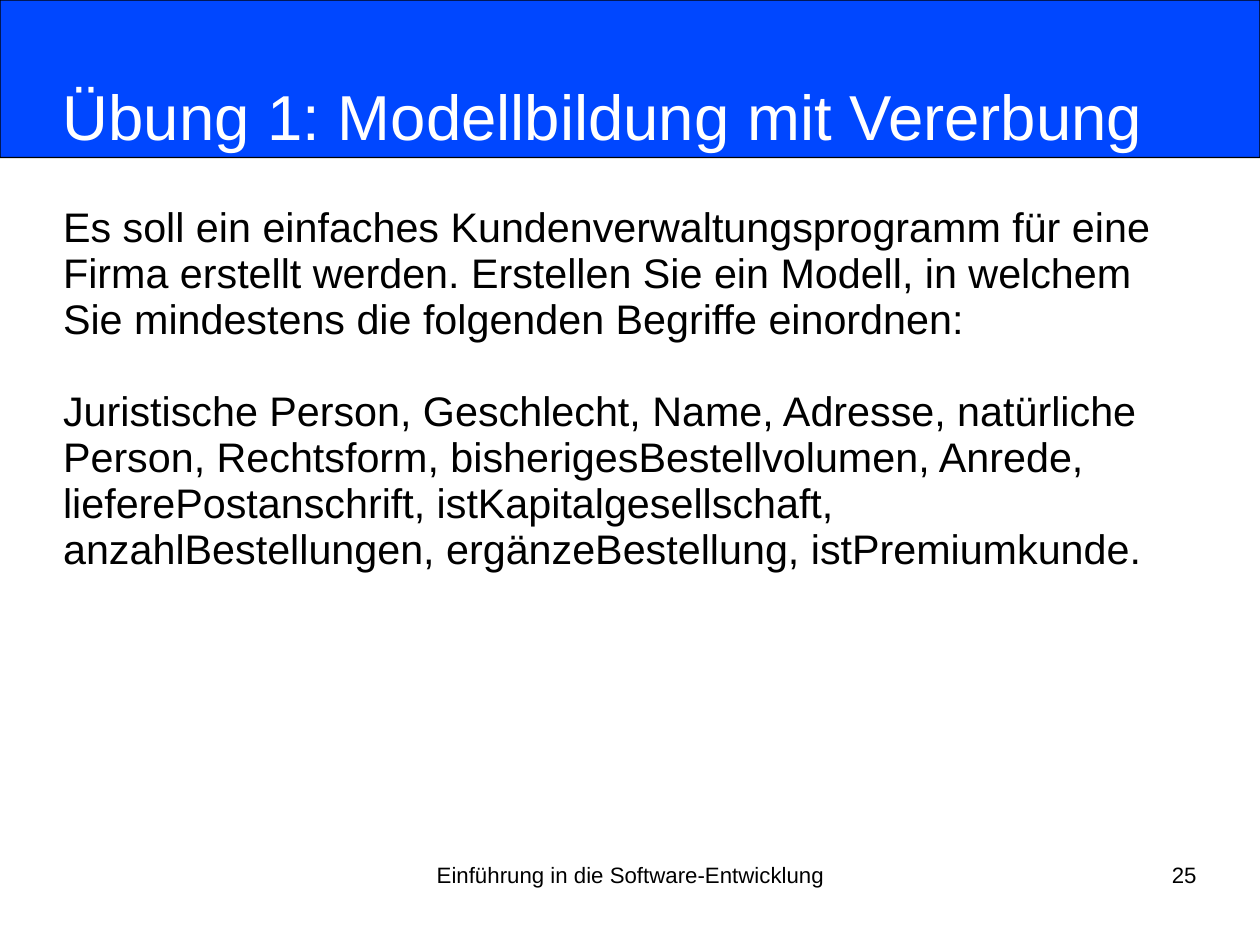
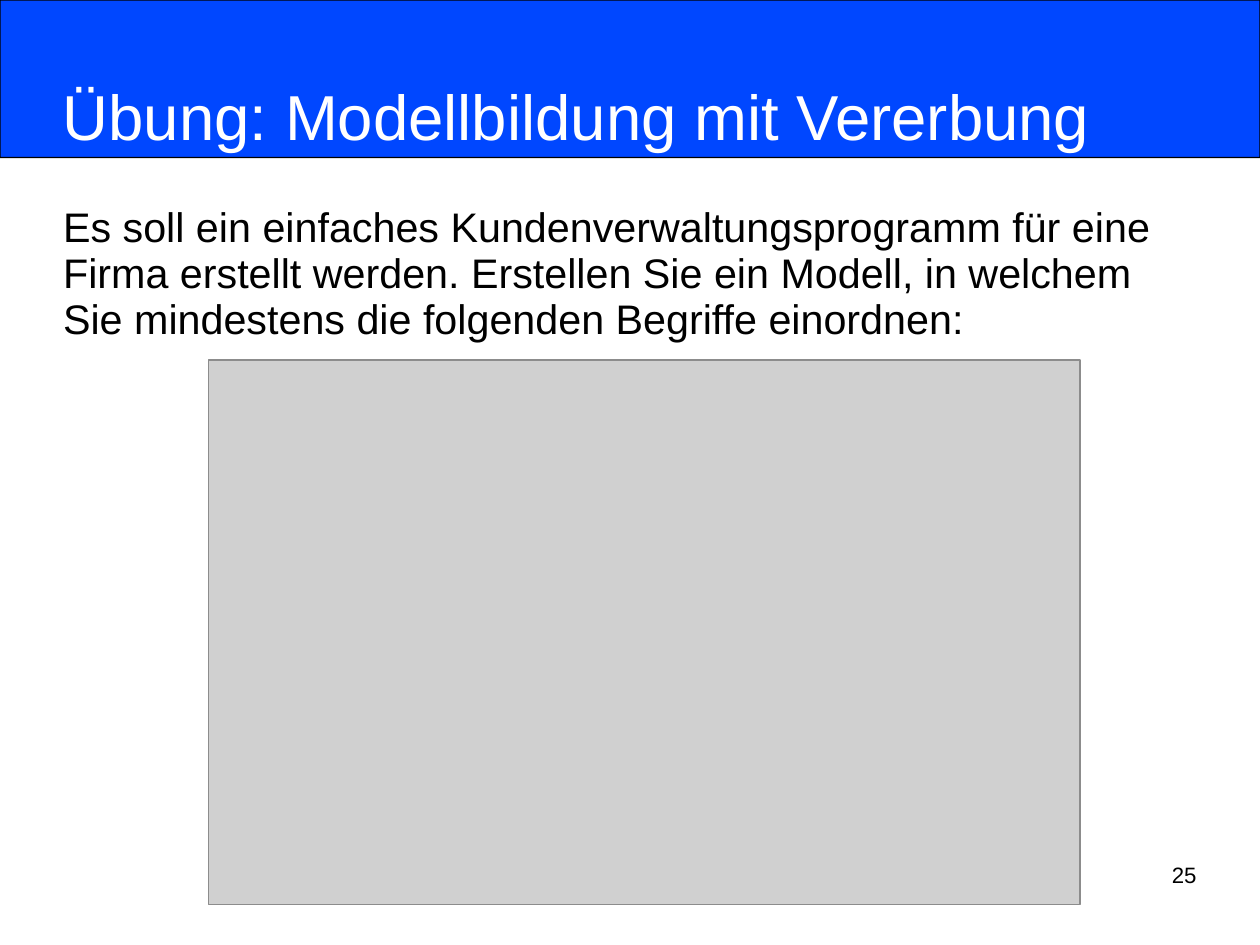
Before and after one commit to nordakademie-einfuehrung-java/vorlesungsskript, a slide deck: slide 25 of folien/Semester_04_Termin_02_Kapitel10.pptx. Drawn at 1260x945 pixels with LibreOffice and Linux fonts; fonts in the diff are those of the drawing; grey boxes stand for pictures. Boxes give left, top, right and bottom in pixels: in the first picture for what was removed or moved away, otherwise in the second. Text is boxed around its words. In the diff, an @@ line names an element or a change of style, - is before the commit and + after.

```diff
--- a/folien/Semester_04_Termin_02_Kapitel10.pptx
+++ b/folien/Semester_04_Termin_02_Kapitel10.pptx
@@ title at [63,90,1089,152]: text changed @@
-Übung 1: Modellbildung mit Vererbung
+Übung: Modellbildung mit Vererbung
@@ picture added at [209,360,1080,904] @@
@@ subtitle at [63,396,1141,572]: paragraph removed @@
-Juristische Person, Geschlecht, Name, Adresse, natürliche Person, Rechtsform, bisherigesBestellvolumen, Anrede, lieferePostanschrift, istKapitalgesellschaft, anzahlBestellungen, ergänzeBestellung, istPremiumkunde.
@@ text removed at [437,867,824,888] @@
-Einführung in die Software-Entwicklung
```
Also in this commit, not shown: 2 other slides changed, 4 other files.
